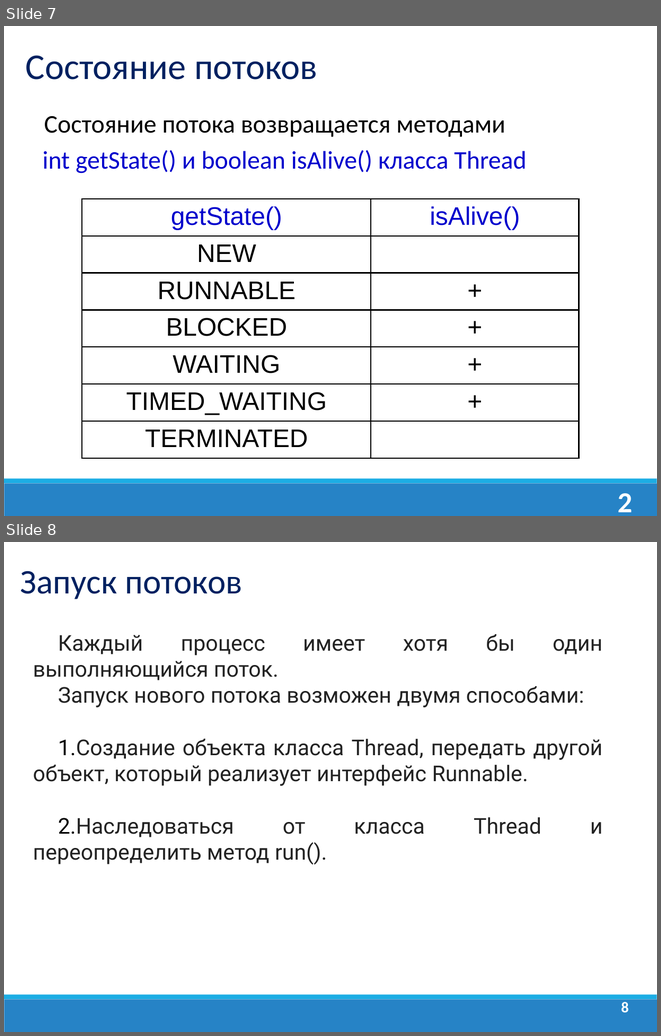
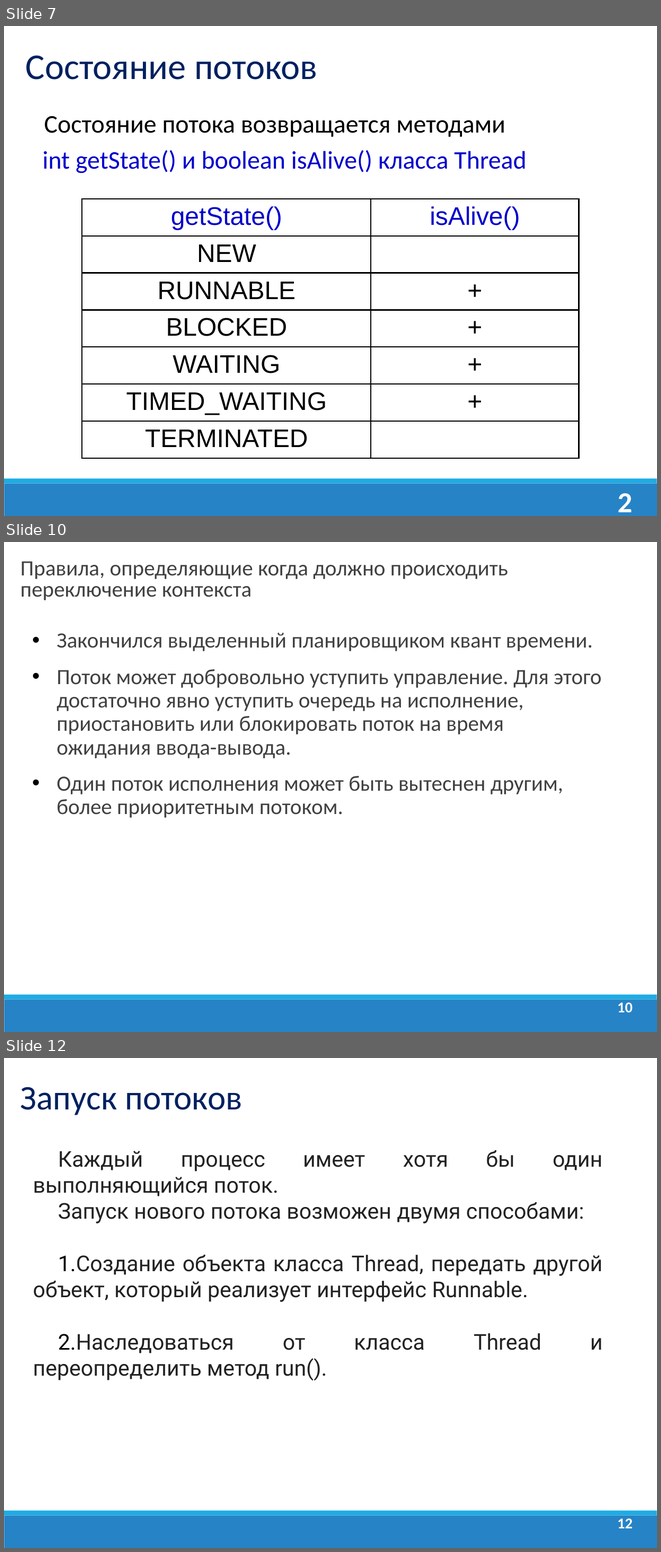
Before and after one commit to dmitry-academy/academy_old, a slide deck: academy/resources/presentations/Многопоточность/Java_Lection_18. Введение в многопоточность. Thread.ppt. Shown one above the other, each under a label of ours: slides 7 and 8 before the commit, slides 7, 10 and 12 after it; the slides between them are not shown. The pictures are 661x1036 and 661x1552 pixels, drawn with LibreOffice and Linux fonts; fonts in the diff are those of the drawing; background and template pictures are left out. Boxes give left, top, right and bottom in pixels: in the first picture for what was removed or moved away, otherwise in the second. Text is boxed around its words. In the diff, an @@ line names an element or a change of style, - is before the commit and + after.

```diff
--- a/academy/resources/presentations/Многопоточность/Java_Lection_18. Введение в многопоточность. Thread.ppt
+++ b/academy/resources/presentations/Многопоточность/Java_Lection_18. Введение в многопоточность. Thread.ppt
@@ slide 10 added at [4, 542, 657, 1032], background #FFFFFF; not listed: 2 template elements that a slide beside it also shows @@
@@ text added at [20, 561, 508, 600], 24.1 pt, text #404040 @@
+Правила, определяющие когда должно происходить переключение контекста
@@ text added at [56, 633, 601, 818], 24 pt, text #404040 @@
+• Закончился выделенный планировщиком квант времени.
+• Поток может добровольно уступить управление. Для этого достаточно явно уступить очередь на исполнение, приостановить или блокировать поток на время ожидания ввода-вывода.
+• Один поток исполнения может быть вытеснен другим, более приоритетным потоком.
@@ page number added at [617, 1002, 633, 1012], 16.6 pt, text #FFFFFF, bold @@
+10
@@ what was slide 8 is now slide 12 @@
@@ page number at [617, 1518, 633, 1528]: text changed @@
-8
+12
```
Also in this commit, not shown: 2 slides changed, 4 other slides added.
